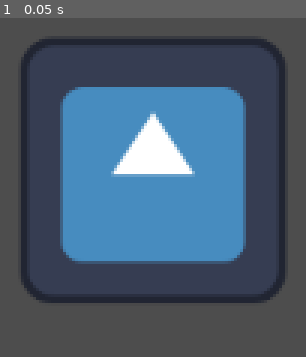
Above: before the commit, frame 1.
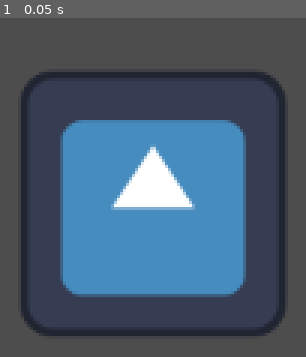
Above: after the commit, the same moment.

Repository: trubusoft/glander
Game: Godot game, scene res://world.tscn
Same seed, same stepped clock (60 frames per second), same inputs: the game is played once before the commit and once after it. Before the commit the project has no main scene; this scene is started directly in both runs. The engine's default icon, where the game draws it, is replaced by a stand-in: a white triangle on a blue panel in a dark square.
Inputs:
- Up to frame 1 (0.05 s): no input

The runs differ from the first frame. In frame 1, 26% of the frame differs, in the area x 6-94%, y 6-94%.

Commit message:
set world.tscn as main scene

Diff:
--- a/project.godot
+++ b/project.godot
@@ -11,6 +11,7 @@
 [application]
 
 config/name="glander"
+run/main_scene="uid://bl6euq1ks8nab"
 config/features=PackedStringArray("4.6", "GL Compatibility")
 config/icon="res://sprites/godot.svg"
 
--- a/world.tscn
+++ b/world.tscn
@@ -5,4 +5,4 @@
 [node name="World" type="Node2D" unique_id=74666085]
 
 [node name="Lander" parent="." unique_id=1258077887 instance=ExtResource("1_f3sb7")]
-position = Vector2(571, 326)
+position = Vector2(571, 342)
